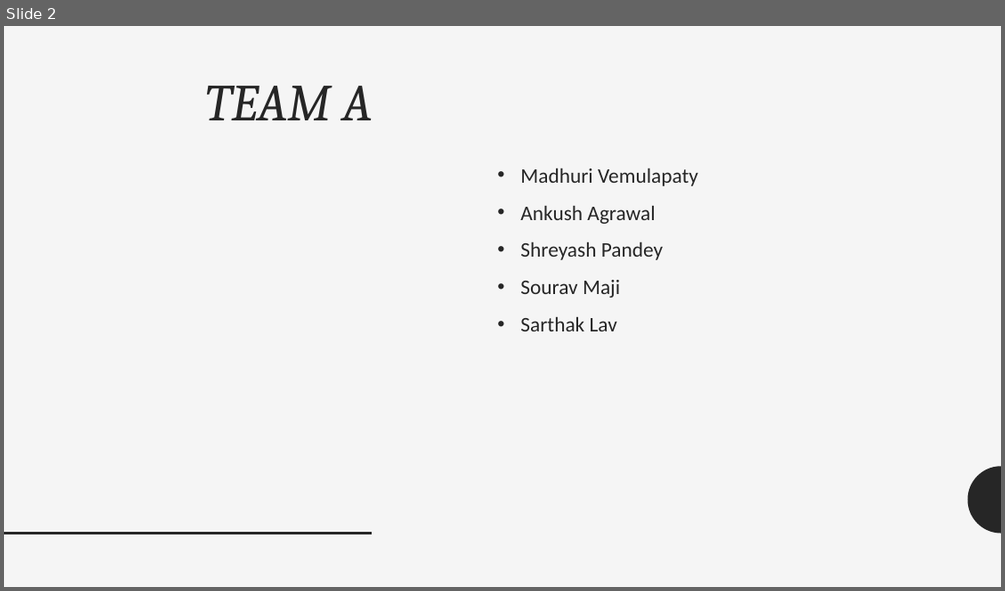
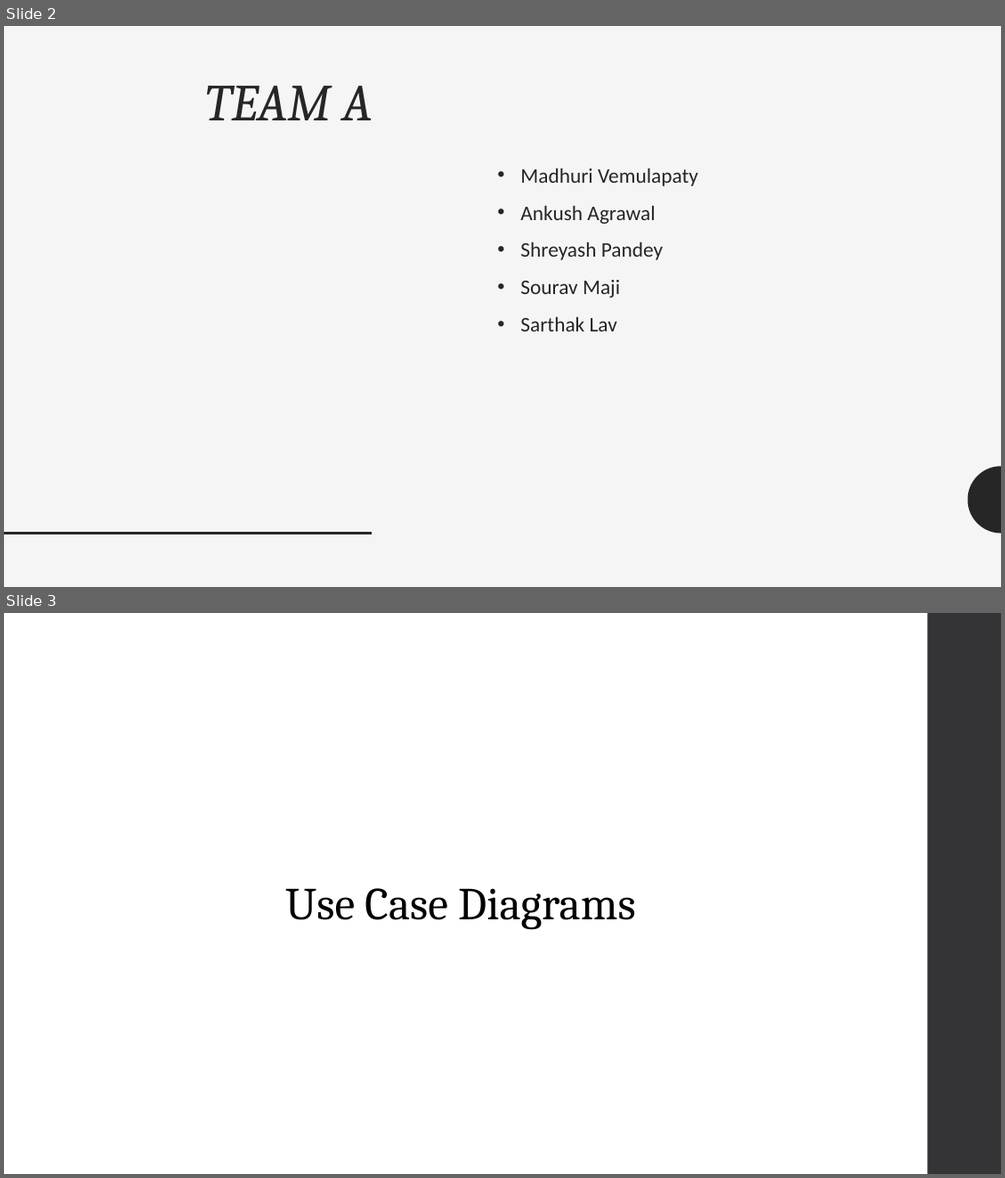
Before and after one commit to gitbestsou/Great-Outdoors, a slide deck: GreatOutdoors-Team A.pptx. Shown one above the other, each under a label of ours: slide 2 before the commit, slides 2 and 3 after it. The pictures are 1005x591 and 1005x1178 pixels, drawn with LibreOffice and Linux fonts; fonts in the diff are those of the drawing. Boxes give left, top, right and bottom in pixels: in the first picture for what was removed or moved away, otherwise in the second. Text is boxed around its words. In the diff, an @@ line names an element or a change of style, - is before the commit and + after.

```diff
--- a/GreatOutdoors-Team A.pptx
+++ b/GreatOutdoors-Team A.pptx
@@ slide 3 added at (x1=4, y1=613, x2=1001, y2=1174), background #FFFFFF @@
@@ rectangle added at (x1=928, y1=613, x2=1001, y2=1174), fill #353537 @@
@@ text added at (x1=285, y1=888, x2=635, y2=929), 44 pt, text #000000 @@
+Use Case Diagrams
```
Also in this commit, not shown: 12 other slides added.
